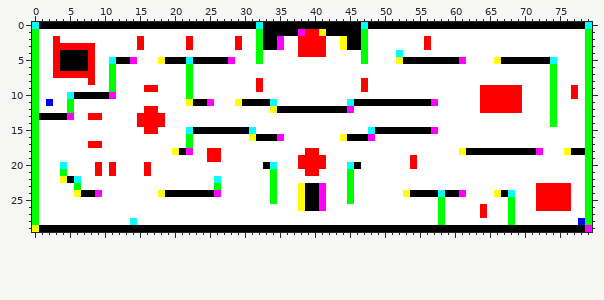
Sprite sheet -- level.png. The first picture shows the starting point.
The file is 80x30 pixels.
After:
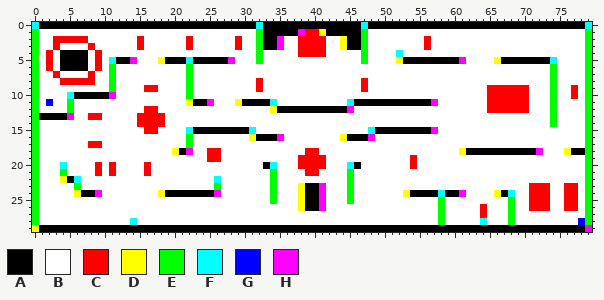
Palette (. is transparent): A #000000  B #ffffff  C #ff0000  D #ffff00  E #00ff00  F #00ffff  G #0000ff  H #ff00ff
Author's note on the commit: More Map Changes Moved some spawn points (plus bump #2)
From old to new:
Changed rows in their new state; - is an unchanged pixel.
first column x 2:
 2 --CCCC---------------------------------------------------------------
 3 --BBBB---------------------------------------------------------------
 4 CB----BC-------------------------------------------------------------
 5 CB----BC-------------------------------------------------------------
 6 CB----BC-------------------------------------------------------------
 7 --BBBB---------------------------------------------------------------
 8 --CCCC---------------------------------------------------------------
 9 --------------------------------------------------------------B-----C
10 --------------------------------------------------------------B-----C
11 --------------------------------------------------------------B-----C
12 --------------------------------------------------------------B-----C
first column x 64:
23 -------C--BB-C
24 -------C--BB-C
25 -------C--BB-C
26 -------C--BB-C
28 F-------------
Pixel boxes of the changes (left, top, right, bottom) in both pictures:
changed: (46, 36, 102, 85)
changed: (480, 85, 487, 113)
changed: (522, 85, 529, 113)
changed: (529, 183, 578, 211)
changed: (480, 218, 487, 225)
